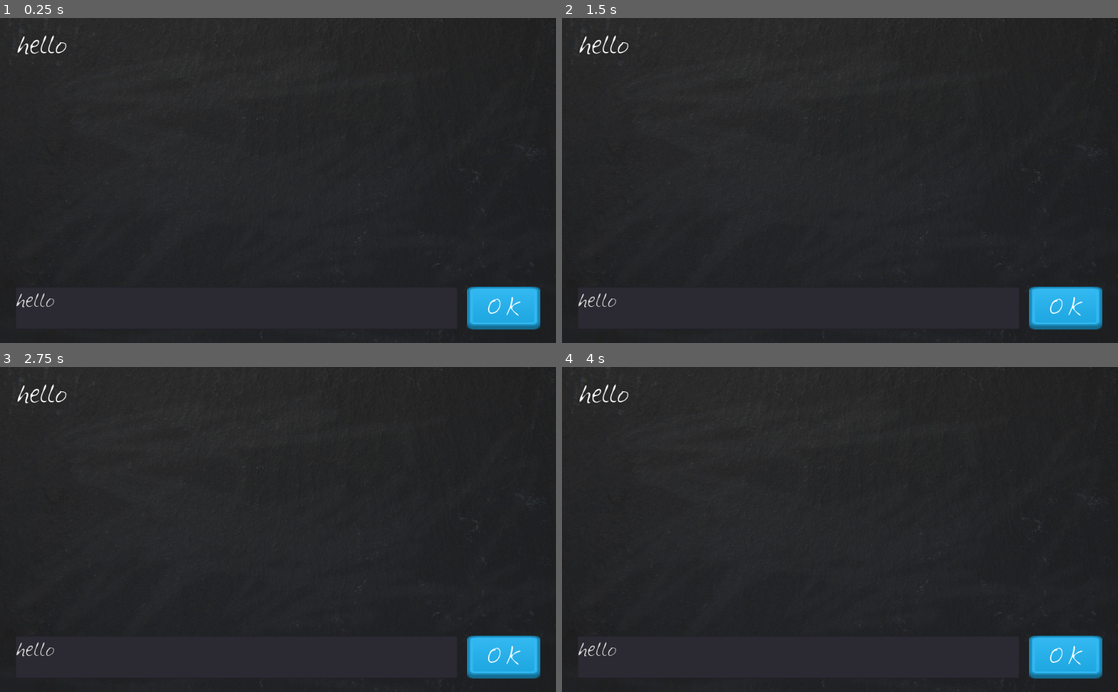
Above: before the commit, frames 1-4 (two rows, left to right).
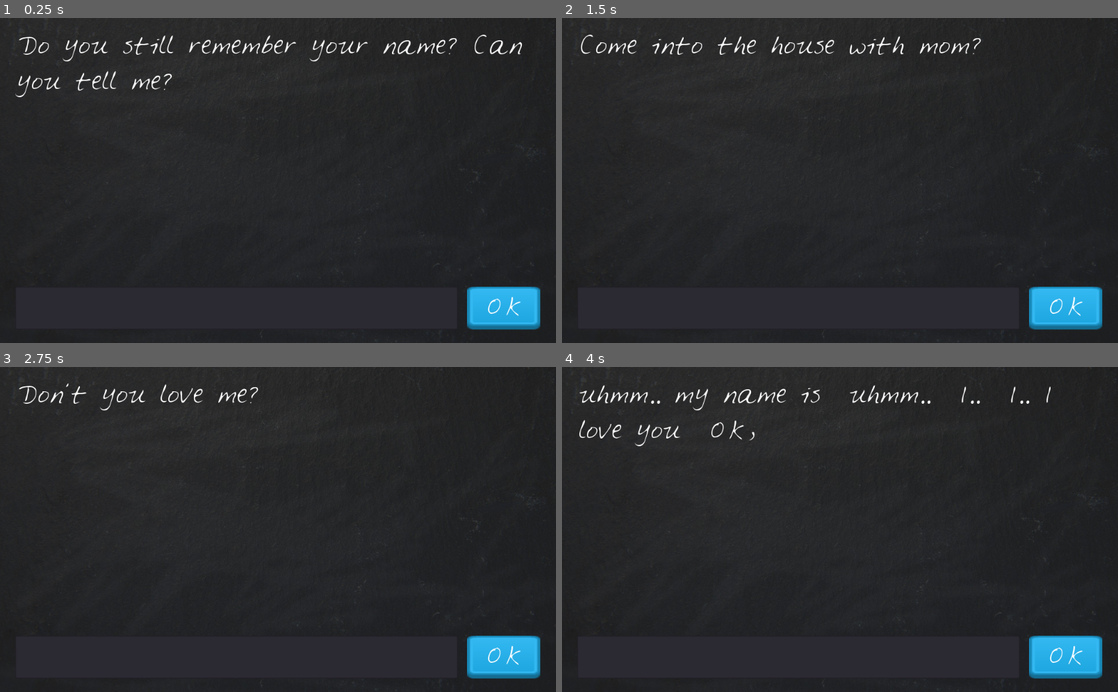
Above: after the commit, the same moments.

Repository: xmoraex/callmemama
Game: Godot game, scene res://main.tscn
Two runs of this game, one before a commit and one after it. Both use one fixed random seed, a clock stepped at 60 frames per second and the inputs below.
Inputs:
- Up to frame 1 (0.25 s): no input
- Up to frame 2 (1.5 s): click "OK" at 0.5 s; click "OK" at 1.25 s
- Up to frame 3 (2.75 s): click "OK" at 2 s
- Up to frame 4 (4 s): tap Enter at 2.75 s; tap Space at 3.5 s

The runs differ from the first frame. In frame 1, 1.6% of the frame differs, in the area x 2-94%, y 5-90%; in frame 2, 1.0%; in frame 3, 0.7%; in frame 4, 1.3%.
Error before the commit: Invalid set index 'text' (on base: 'null instance') with value of type 'String'. (res://Node2D.gd:10)

Commit message:
Add a full game

Diff:
--- a/Node2D.gd
+++ b/Node2D.gd
@@ -1,28 +1,61 @@
 extends Control
 
-var story = "Hello my name is %s My last name is %s My pet is %s My favorite food is %s"
-var answers = ["Raksina", "Patarum", "Cat", "Tomyam"]
+var story = "uhmm.. my name is %s uhmm.. %s I.. %s I.. I love you %s OK, %s"
+var answers = []
 var questions = []
+var question_number = 0
 
 func _ready():
-	print( story % answers )
+	#print( story % answers )
 
-	$"VBoxContainerDisplayText".text = "Hello my dear. /nWelcome to our home.."
+	$"VBoxContainer/DisplayText".text = "Hello my dear. /nWelcome to our home.."
 
-	questions.append("Do you still remember your name? /nCan you tell me?")
-	questions.append("Oh.. Your name has a good meaning.. /n")
-	questions.append("What is your pet?")
-	questions.append("what is your favorite food?")
-	print(questions)
-	print(len(questions))
-	print(questions[0]) #first question
-	print(questions[1])
-	print(questions[2])
-	print(questions[3])
+	questions.append("Do you still remember your name? Can you tell me?")
+	questions.append("Yeah.. Call me mom")
+	questions.append("Come into the house with mom?")
+	questions.append("Don't you love me?")
+	questions.append("Don't be afraid. I 'm here.. always by your side.")
+
+	$VBoxContainer/DisplayText.text = questions[0]
+
+func _on_TextureButton_pressed():
+
+	if question_number == 0:
+		# answer the question
+		answers.append( $PlayerInput.text )
+		print( answers )
+		$VBoxContainer/DisplayText.text = questions[1]
+		$PlayerInput.text = ""
+
+	# pause
+
+	if question_number == 1:
+		# answer the question
+		answers.append( $PlayerInput.text )
+		print( answers )
+		$VBoxContainer/DisplayText.text = questions[2]
+		$PlayerInput.text = ""
+
+	if question_number == 2:
+		# answer the question
+		answers.append( $PlayerInput.text )
+		print( answers )
+		$VBoxContainer/DisplayText.text = questions[3]
+		$PlayerInput.text = ""
+
+	if question_number == 3:
+		# answer the question
+		answers.append( $PlayerInput.text )
+		print( answers )
+		$VBoxContainer/DisplayText.text = questions[4]
+		$PlayerInput.text = ""
+
+	if question_number == 4:
+		# answer the question
+		answers.append( $PlayerInput.text )
+		print( answers )
+		$VBoxContainer/DisplayText.text = story % answers
+		$PlayerInput.text = ""
 
 
-
-
-
-func _on_TextureButton_pressed():
-	$"VBoxContainer/DisplayText".text = $"TextEdit".text
+	question_number = question_number+1
--- a/main.tscn
+++ b/main.tscn
@@ -31,22 +31,22 @@
 [node name="VBoxContainer" type="VBoxContainer" parent="."]
 margin_left = 29.0
 margin_top = 22.0
-margin_right = 164.0
-margin_bottom = 80.0
+margin_right = 996.0
+margin_bottom = 467.0
 
 [node name="DisplayText" type="Label" parent="VBoxContainer"]
-margin_right = 135.0
+margin_right = 967.0
 margin_bottom = 63.0
 custom_fonts/font = SubResource( 1 )
 text = "hello"
+autowrap = true
 
-[node name="TextEdit" type="TextEdit" parent="."]
+[node name="PlayerInput" type="TextEdit" parent="."]
 margin_left = 28.0
 margin_top = 496.0
 margin_right = 843.0
 margin_bottom = 575.0
 custom_fonts/font = SubResource( 2 )
-text = "hello"
 
 [node name="TextureButton" type="TextureButton" parent="."]
 margin_left = 860.0
@@ -67,5 +67,5 @@
 text = "OK"
 align = 1
 valign = 1
-[connection signal="text_changed" from="TextEdit" to="." method="_on_TextEdit_text_changed"]
+[connection signal="text_changed" from="PlayerInput" to="." method="_on_TextEdit_text_changed"]
 [connection signal="pressed" from="TextureButton" to="." method="_on_TextureButton_pressed"]
